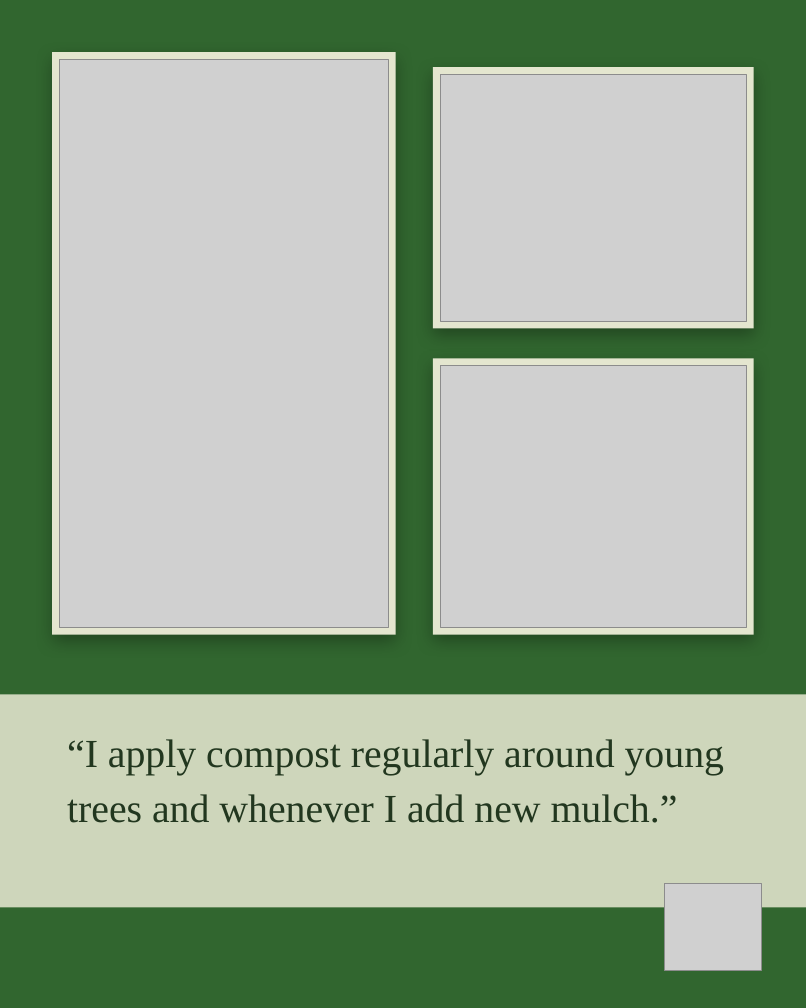
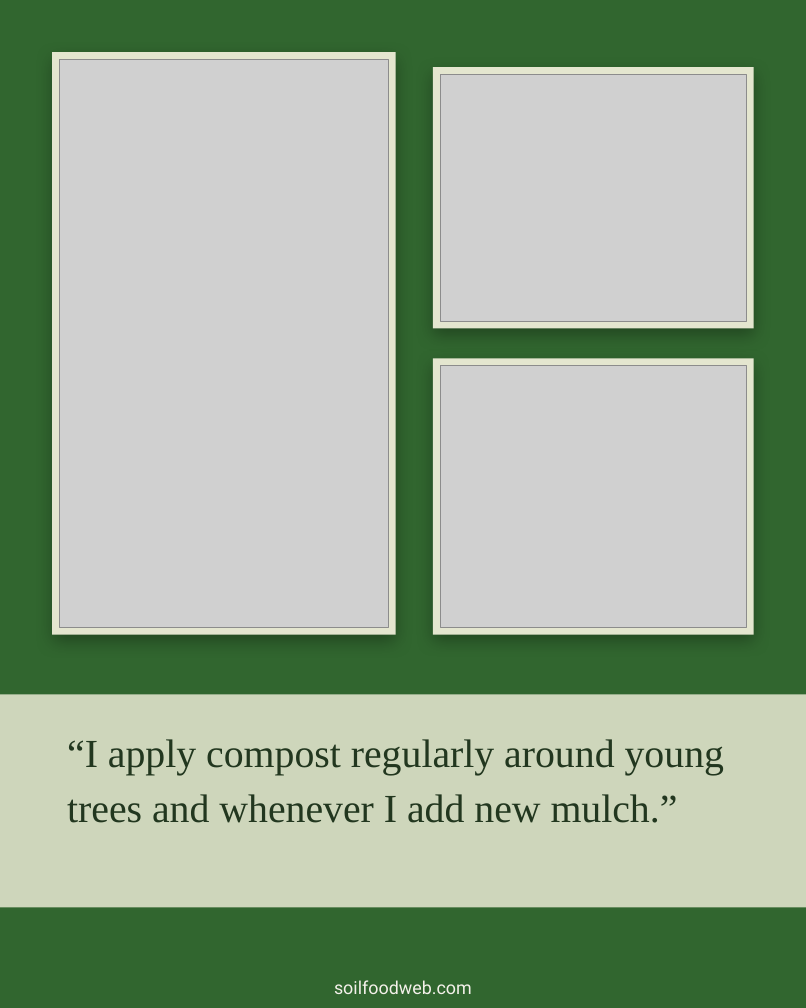
Before and after one commit to linneamoritznyc/SFW-SocialMedia, a slide deck: slide 5 of templates/posts/october/01-10-2026-thu-ig-soil-regenerators-boubacar-roots.pptx. Drawn at 806x1008 pixels with LibreOffice and Linux fonts; fonts in the diff are those of the drawing; grey boxes stand for pictures; background and template pictures are left out. Boxes give left, top, right and bottom in pixels: in the first picture for what was removed or moved away, otherwise in the second. Text is boxed around its words. In the diff, an @@ line names an element or a change of style, - is before the commit and + after.

```diff
--- a/templates/posts/october/01-10-2026-thu-ig-soil-regenerators-boubacar-roots.pptx
+++ b/templates/posts/october/01-10-2026-thu-ig-soil-regenerators-boubacar-roots.pptx
@@ picture removed at [664, 883, 761, 970] @@
@@ text added at [334, 980, 472, 994], 18 pt, text #F4F1EA @@
+soilfoodweb.com
```
Also in this commit, not shown: 8 other slides changed, 23 other files.
